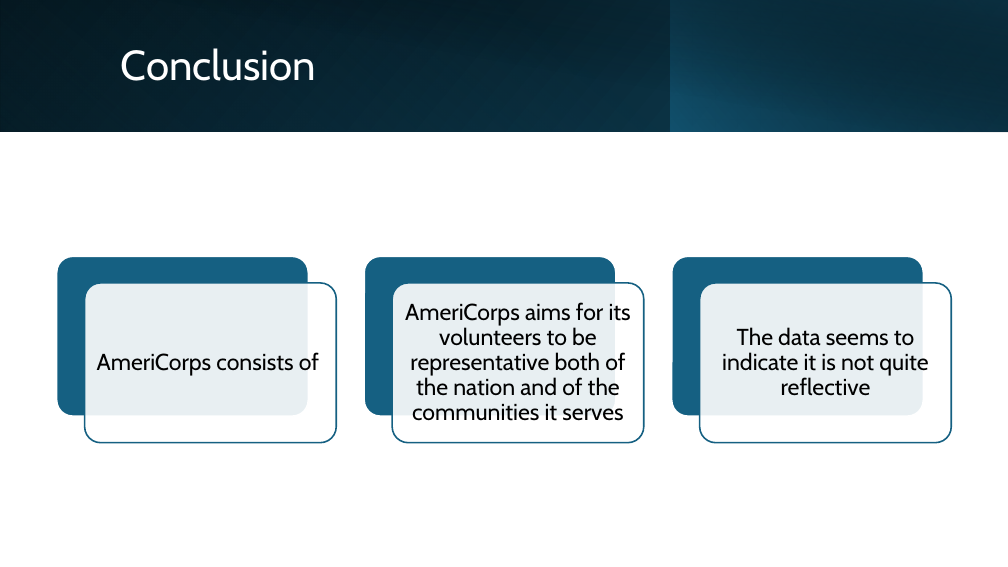
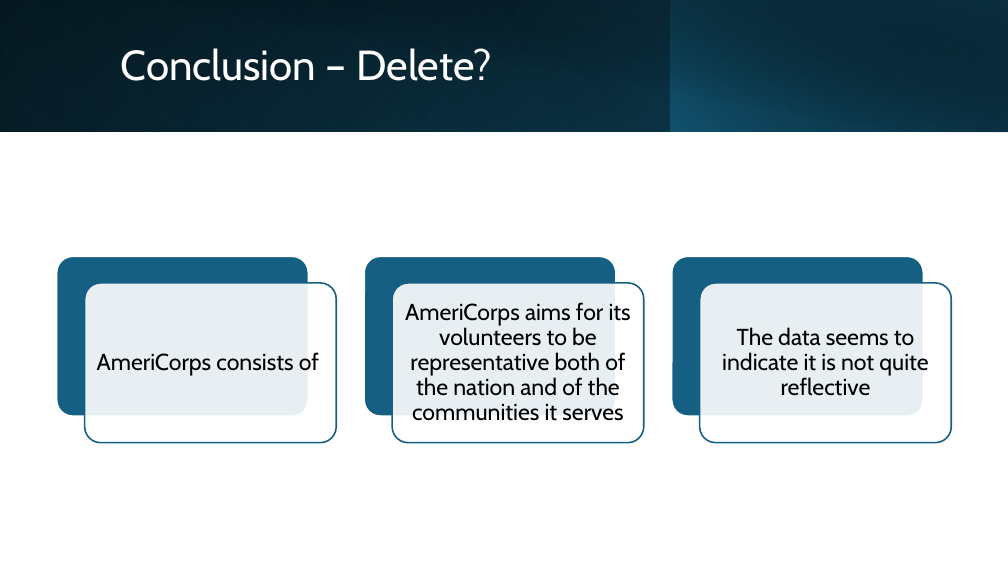
Before and after one commit to Anusha-raju/AmeriCorps-Volunteers, a slide deck: slide 12 of AmeriCorps EDA.pptx (slide 11 before the commit). Drawn at 1008x567 pixels with LibreOffice and Linux fonts; fonts in the diff are those of the drawing. Boxes give left, top, right and bottom in pixels: in the first picture for what was removed or moved away, otherwise in the second. Text is boxed around its words. In the diff, an @@ line names an element or a change of style, - is before the commit and + after.

```diff
--- a/AmeriCorps EDA.pptx
+++ b/AmeriCorps EDA.pptx
@@ title at box(121, 48, 491, 81): text changed @@
-Conclusion
+Conclusion – Delete?
```
Also in this commit, not shown: 1 other slide changed, 1 slide added, 1 other file.
